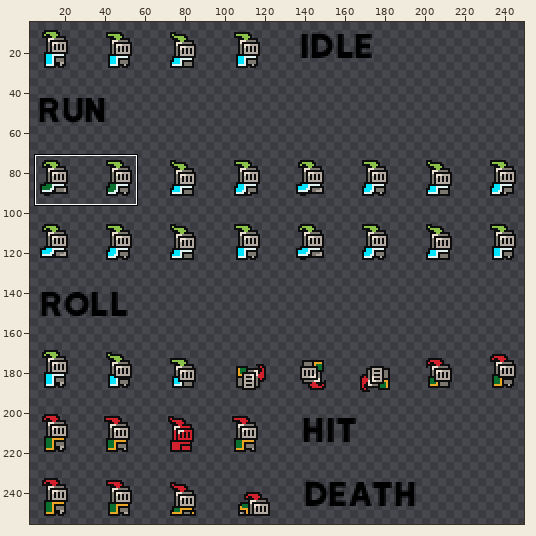
File history of a sprite sheet, assets/sprites/underworld_knight.png. The picture above shows the old version from afar; the outline marks the close-up.
Close-up. Earlier state:
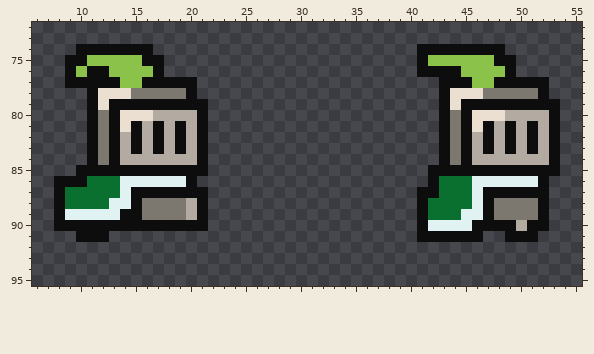
The file is 256x256 pixels. Pixels under 10% opacity are left out. Colours within 5 levels of each other are drawn and written as one. Shown: x 6..55, y 72..95. The wide view leaves out empty margins.
New version:
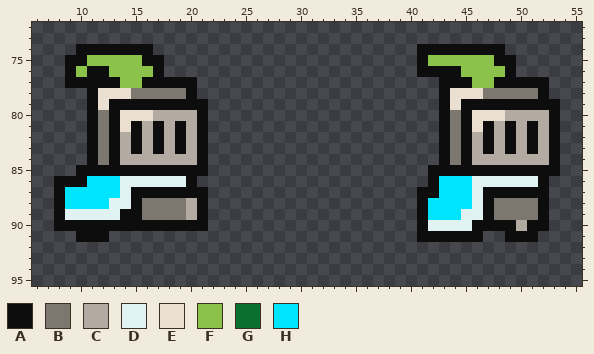
Palette (. is transparent): A #0e0d0e  B #7c776f  C #b3aaa1  D #e0f2f1  E #eadfd1  F #8bc34a  G #0a7030  H #00e5ff
The author wrote: Updated underworld knight and removed coin counter in underworld
What changed:
@@ x 6..55 @@
 85 ....AAAAAAAAAAAA....................AAAAAAAAAAAA..
-86 ..AAAGGGDDDDDDA.....................AGGGDDDDDDA...
-87 ..AGGGGGDAAAAAAA...................AAGGGDAAAAAA...
-88 ..AGGGGDDABBBBCA...................AGGGGDABBBBA...
-89 ..ADDDDDAABBBBCA...................AGGGDDABBBBA...
+86 ..AAAHHHDDDDDDA.....................AHHHDDDDDDA...
+87 ..AHHHHHDAAAAAAA...................AAHHHDAAAAAA...
+88 ..AHHHHDDABBBBCA...................AHHHHDABBBBA...
+89 ..ADDDDDAABBBBCA...................AHHHDDABBBBA...
 90 ..AAAAAAAAAAAAAA...................ADDDDAAAACAA...
